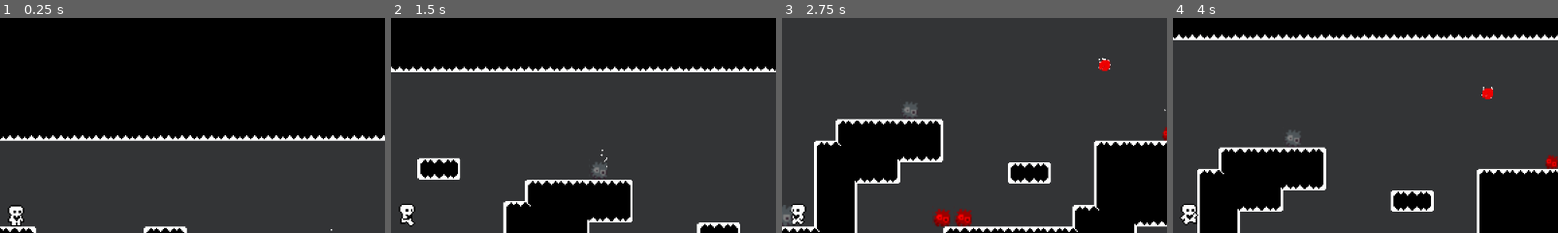
Above: before the commit, frames 1-4 (left to right).
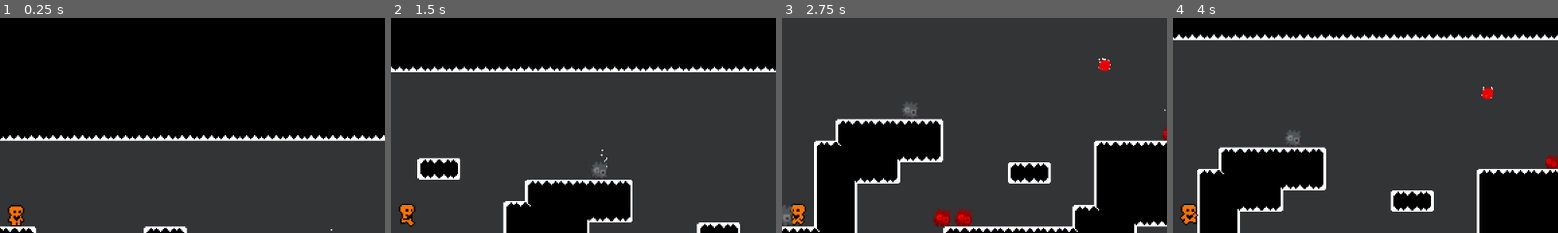
Above: after the commit, the same moments.

Repository: Hermit-Gamesmiths/prototypes
Game: Godot game, scene res://src/world.tscn
Same seed, same stepped clock (60 frames per second), same inputs: the game is played once before the commit and once after it.
Inputs (mouse positions are % of the whole screen's width and height, from its top left):
- Up to frame 1 (0.25 s): no input
- Up to frame 2 (1.5 s): move the mouse to (72, 44) at 0.52 s; hold D (right) from 0.53 s (still down); click (72, 44) at 0.6 s; tap Ctrl (jump) at 0.77 s; move the mouse to (30, 54) at 1.27 s; tap Z (sprint) at 1.35 s
- Up to frame 3 (2.75 s): tap Ctrl (jump) at 1.52 s; move the mouse to (60, 27) at 2.02 s; release D (right) at 2.03 s; hold A (left) from 2.03 s (still down); click (60, 27) at 2.1 s
- Up to frame 4 (4 s): move the mouse to (45, 70) at 2.77 s; release A (left) at 2.78 s; hold D (right) from 2.78 s (still down); tap Z (sprint) at 2.85 s; tap Ctrl (jump) at 3.02, 3.77 s; move the mouse to (80, 65) at 3.52 s; click (80, 65) at 3.6 s
The pictures show only the part of the screen within x 48-98%, y 4-54%; the shares and areas given below are measured in that part.

The runs differ from the first frame. In frame 1, 0.2% of the frame differs, in the area x 2-7%, y 87-97%; in frame 2, 0.2%; in frame 3, 0.2%; in frame 4, 0.3%, in the area x 2-7%, y 86-96%.

Commit message:
test change of player color

Diff:
--- a/ChopTapper/src/Player.tscn
+++ b/ChopTapper/src/Player.tscn
@@ -87,6 +87,7 @@
 shape = SubResource("RectangleShape2D_4xe80")
 
 [node name="Sprite2D" type="Sprite2D" parent="."]
+modulate = Color(1, 0.45098, 0, 1)
 texture_filter = 1
 texture = ExtResource("2_ttx00")
 hframes = 7
